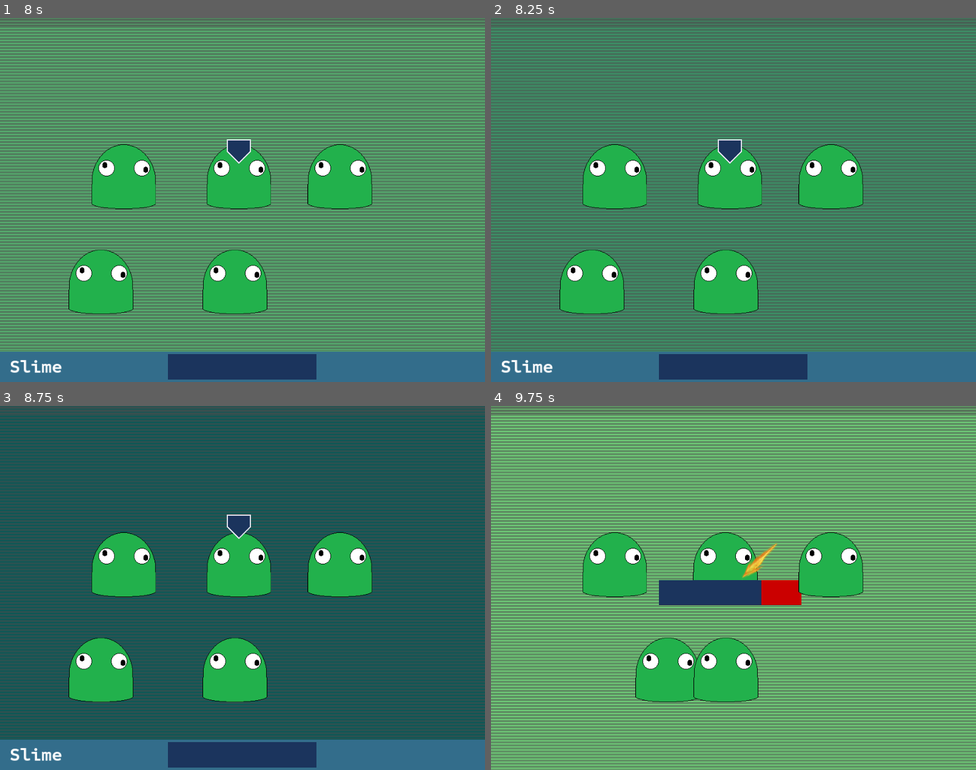
Above: before the commit, frames 1-4 (two rows, left to right).
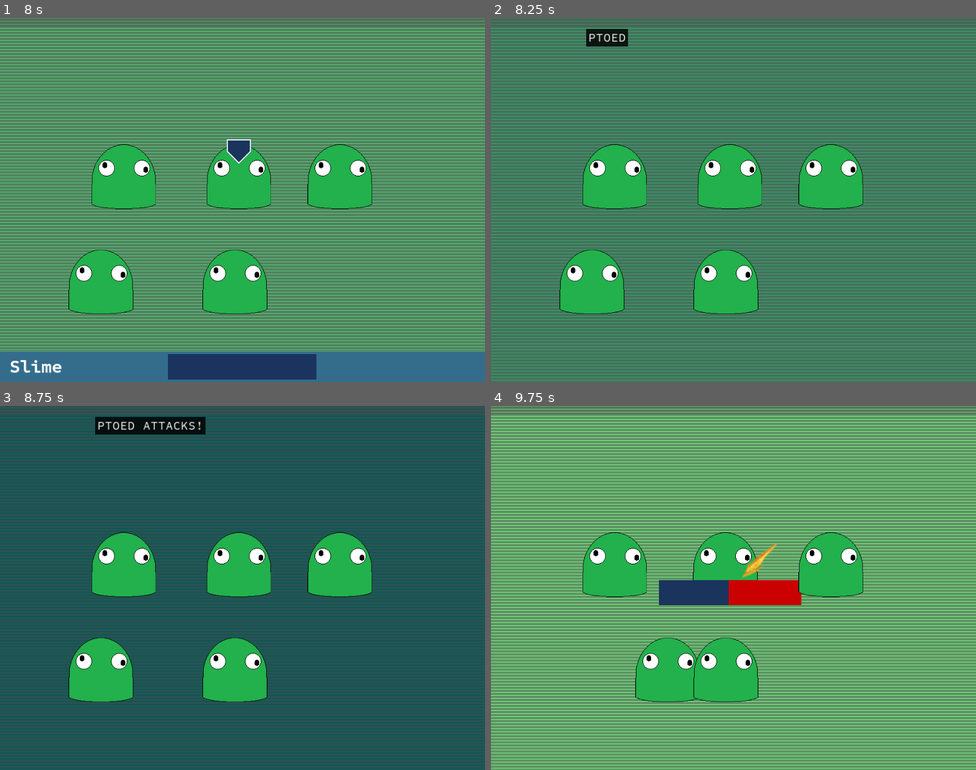
Above: after the commit, the same moments.

Repository: Tougon/CopyrightRPG
Game: Godot game, scene res://src/RPGData/Scenes/BattleScene.tscn
Same seed, same stepped clock (60 frames per second), same inputs: the game is played once before the commit and once after it. Video files are missing from this copy of the repository; at most half a second of black plays in their place.
Inputs (mouse positions are in pixels of both pictures, inside the frame that each line leads up to):
- Up to frame 1 (8 s): tap Enter (ui_accept) at 0.5 s; move the mouse to (349, 181) at 0.52 s; hold Enter (ui_accept) 0.53-1.25 s; click (349, 181) at 0.67 s; drag from (145, 218) to (218, 272) at 1.27 s; move the mouse to (291, 119) at 2.02 s; hold Enter (ui_accept) 2.03-2.75 s; click (291, 119) at 2.17 s; click "Attack" at 2.75 s; drag from (218, 272) to (97, 145) at 3.52 s; move the mouse to (388, 254) at 4.27 s; hold Enter (ui_accept) 4.28-5 s; click (388, 254) at 4.42 s; drag from (97, 145) to (169, 109) at 5.02 s; click "Magic" at 5.75 s; click "Defend" at 6.5 s; click "Attack" at 7.25 s
- Up to frame 2 (8.25 s): move the mouse to (757, 200) at 8.02 s; hold Enter (ui_accept) from 8.03 s (still down); click (757, 200) at 8.17 s
- Up to frame 3 (8.75 s): keep holding Enter (ui_accept)
- Up to frame 4 (9.75 s): release Enter (ui_accept) at 8.75 s; drag from (660, 497) to (636, 606) at 8.77 s; move the mouse to (840, 569) at 9.52 s; hold Enter (ui_accept) from 9.53 s (still down); click (840, 569) at 9.67 s

Frame 1 is identical in both runs. In frame 2, 9.0% of the frame differs, in the area x 0-100%, y 3-100%; in frame 3, 9.7%; in frame 4, 0.5%.

Commit message:
1-25-24
Added defeat for enemies

Diff:
--- /dev/null
+++ b/assets/Animations/Sequences/Global/anim_global_defeat.tres
@@ -0,0 +1,144 @@
+[gd_resource type="Resource" script_class="AnimationSequenceObject" load_steps=23 format=3 uid="uid://hsj4yrvafyg6"]
+
+[ext_resource type="Script" path="res://src/AnimationSequence/Scripts/animation_sequence_object.gd" id="1_g3brk"]
+[ext_resource type="Script" path="res://src/AnimationSequence/Scripts/Actions/tween.gd" id="1_gjbsr"]
+[ext_resource type="Script" path="res://addons/totween/src/tween_frame.gd" id="2_ev8ub"]
+[ext_resource type="Script" path="res://src/AnimationSequence/Scripts/animation_sequence_frame.gd" id="3_gtr20"]
+[ext_resource type="Script" path="res://src/AnimationSequence/Scripts/Actions/visibility_change.gd" id="4_c1mkc"]
+[ext_resource type="Script" path="res://src/AnimationSequence/Scripts/Actions/terminate_animation.gd" id="4_igswh"]
+
+[sub_resource type="Resource" id="Resource_6f4jc"]
+script = ExtResource("2_ev8ub")
+target = "Sprite2D"
+property_name = "shader_parameter/overlay_color"
+material_property = true
+duration = 0.01
+delay = 0.0
+transition = 7
+ease = 0
+relative = false
+"Use From" = false
+"Value Type" = 5
+"Color Value" = Color(0, 0, 0, 0)
+
+[sub_resource type="Resource" id="Resource_rcnry"]
+script = ExtResource("1_gjbsr")
+use_directionality = false
+target = 0
+effect_index = 0
+tween = SubResource("Resource_6f4jc")
+
+[sub_resource type="Resource" id="Resource_f80l7"]
+script = ExtResource("3_gtr20")
+frame = 2
+frame_order = 0
+action = SubResource("Resource_rcnry")
+
+[sub_resource type="Resource" id="Resource_ny536"]
+script = ExtResource("2_ev8ub")
+target = "Sprite2D"
+property_name = "shader_parameter/overlay_color_amount"
+material_property = true
+duration = 1.0
+delay = 0.0
+transition = 7
+ease = 0
+relative = false
+"Use From" = false
+"Value Type" = 1
+"Float Value" = 1.0
+
+[sub_resource type="Resource" id="Resource_fl0o4"]
+script = ExtResource("1_gjbsr")
+use_directionality = false
+target = 0
+effect_index = 0
+tween = SubResource("Resource_ny536")
+
+[sub_resource type="Resource" id="Resource_444i8"]
+script = ExtResource("3_gtr20")
+frame = 2
+frame_order = 1
+action = SubResource("Resource_fl0o4")
+
+[sub_resource type="Resource" id="Resource_he7t6"]
+script = ExtResource("2_ev8ub")
+target = "Sprite2D"
+property_name = "position"
+material_property = false
+duration = 0.5
+delay = 0.0
+transition = 0
+ease = 0
+relative = false
+"Use From" = false
+"Value Type" = 3
+"Vector2 Value" = Vector2(0, -250)
+
+[sub_resource type="Resource" id="Resource_ejk8n"]
+script = ExtResource("1_gjbsr")
+use_directionality = false
+target = 0
+effect_index = 0
+tween = SubResource("Resource_he7t6")
+
+[sub_resource type="Resource" id="Resource_h10t7"]
+script = ExtResource("3_gtr20")
+frame = 70
+frame_order = 0
+action = SubResource("Resource_ejk8n")
+
+[sub_resource type="Resource" id="Resource_bytg2"]
+script = ExtResource("2_ev8ub")
+target = "Sprite2D"
+property_name = "shader_parameter/overlay_alpha_amount"
+material_property = true
+duration = 0.5
+delay = 0.0
+transition = 0
+ease = 0
+relative = false
+"Use From" = false
+"Value Type" = 1
+"Float Value" = 1.0
+
+[sub_resource type="Resource" id="Resource_7mlt6"]
+script = ExtResource("1_gjbsr")
+use_directionality = false
+target = 0
+effect_index = 0
+tween = SubResource("Resource_bytg2")
+
+[sub_resource type="Resource" id="Resource_2fami"]
+script = ExtResource("3_gtr20")
+frame = 70
+frame_order = 1
+action = SubResource("Resource_7mlt6")
+
+[sub_resource type="Resource" id="Resource_gj30i"]
+script = ExtResource("4_c1mkc")
+visible = false
+target = 0
+effect_index = 0
+node_path = "Sprite2D"
+
+[sub_resource type="Resource" id="Resource_50pt3"]
+script = ExtResource("3_gtr20")
+frame = 106
+frame_order = 0
+action = SubResource("Resource_gj30i")
+
+[sub_resource type="Resource" id="Resource_lsu2b"]
+script = ExtResource("4_igswh")
+
+[sub_resource type="Resource" id="Resource_uxavq"]
+script = ExtResource("3_gtr20")
+frame = 106
+frame_order = 5
+action = SubResource("Resource_lsu2b")
+
+[resource]
+script = ExtResource("1_g3brk")
+animation_name = "Defeat"
+hide_ui_on_start = true
+animation_sequence = Array[ExtResource("3_gtr20")]([SubResource("Resource_f80l7"), SubResource("Resource_444i8"), SubResource("Resource_h10t7"), SubResource("Resource_2fami"), SubResource("Resource_50pt3"), SubResource("Resource_uxavq")])
--- a/assets/Entities/slime.tres
+++ b/assets/Entities/slime.tres
@@ -31,4 +31,5 @@
 base_dodge_modifier = 1.0
 entity_sprites = Array[Texture2D]([])
 battle_intro_key = "T_BATTLE_INTRO_GENERIC"
+battle_defeat_key = "T_BATTLE_DEFEAT_GENERIC"
 move_list = SubResource("Resource_lg1m0")
--- a/assets/Entities/test_player.tres
+++ b/assets/Entities/test_player.tres
@@ -19,3 +19,4 @@
 base_dodge_modifier = 1.0
 entity_sprites = Array[Texture2D]([])
 battle_intro_key = "T_BATTLE_INTRO_GENERIC"
+battle_defeat_key = ""
--- a/assets/Entities/test_player_2.tres
+++ b/assets/Entities/test_player_2.tres
@@ -19,3 +19,4 @@
 base_dodge_modifier = 1.0
 entity_sprites = Array[Texture2D]([])
 battle_intro_key = "T_BATTLE_INTRO_GENERIC"
+battle_defeat_key = ""
--- a/assets/Localization/TextDatabase.csv
+++ b/assets/Localization/TextDatabase.csv
@@ -2,6 +2,7 @@
 T_BATTLE_ACTION_CRITICAL_GENERIC,Critical Hit!,,
 T_BATTLE_ACTION_CRITICAL_SINGLE,Critical Hit on {entity}!,,
 T_BATTLE_ACTION_DAMAGE,{article_def}{entity} takes {damage} damage!,,
+T_BATTLE_DEFEAT_GENERIC,{article_def}{entity} is defeated!,,
 T_BATTLE_INTRO_GENERIC_SINGLE,{article_indef}{entity} approaches!,,
 T_BATTLE_INTRO_GENERIC_PLURAL,{entity} approach!,,
 T_BATTLE_INTRO_GENERIC_GROUP,{article_indef}{entity} and friends approach!,,
--- a/assets/Shaders/EntityUniversal.gdshader
+++ b/assets/Shaders/EntityUniversal.gdshader
@@ -2,6 +2,7 @@
 
 uniform vec4 overlay_color: source_color = vec4(1,1,1,1);
 uniform float overlay_color_amount = 0.0;
+uniform float overlay_alpha_amount = 0.0;
 uniform sampler2D overlay_texture: hint_default_white, repeat_enable;
 uniform vec2 overlay_texture_offset;
 uniform vec2 overlay_texture_tiling = vec2(1,1);
@@ -29,6 +30,6 @@
 	// Blend the overlay with the sprite
 	COLOR = mix(col, tex, overlay_texture_amount);
 
-	// Apply the original sprite alpha
-	COLOR.a = fragment_alpha;
+	// Apply the original sprite alpha mixed with overlay alpha
+	COLOR.a = mix(fragment_alpha, overlay_color.a * fragment_alpha, overlay_alpha_amount * overlay_color_amount);;
 }
--- a/assets/Spells/test_attack_spell.tres
+++ b/assets/Spells/test_attack_spell.tres
@@ -5,7 +5,7 @@
 
 [resource]
 script = ExtResource("1_wntlk")
-spell_power = 50.0
+spell_power = 90.0
 spell_attack_type = 0
 vary_defense_type = false
 spell_defense_type = 0
--- /dev/null
+++ b/src/AnimationSequence/Scripts/Actions/visibility_change.gd
@@ -0,0 +1,21 @@
+extends AnimationSequenceAction
+
+class_name ASAVisibilityChange
+
+@export var visible : bool = true;
+@export var target : AnimationSequenceAction.Target;
+@export var effect_index : int;
+@export var node_path : String = "";
+
+func execute(sequence : AnimationSequence):
+	var entity : EntityBase;
+	if target == Target.USER:
+		entity = sequence.user;
+	elif target == Target.TARGET:
+		entity = sequence.target[sequence.target_index];
+	else:
+		entity = sequence.effects[effect_index];
+
+	var node = entity.get_node(NodePath(node_path));
+
+	if node != null : node.visible = visible;
--- a/src/AnimationSequence/Scripts/animation_sequence.gd
+++ b/src/AnimationSequence/Scripts/animation_sequence.gd
@@ -55,7 +55,7 @@
 
 	if spell_cast != null :
 		for spell in spell_cast:
-			if spell.get_number_of_hits() > loop :
+			if spell != null && spell.get_number_of_hits() > loop :
 				loop = spell.get_number_of_hits();
 
 	super._init(in_tree);
@@ -139,6 +139,7 @@
 		user_sprite.modulate = user_color;
 		user_sprite.position = user_sprite_position;
 	user.mat.set_shader_parameter("overlay_color_amount", user_amount);
+	user.mat.set_shader_parameter("alpha_amount", 0);
 
 	for i in target.size():
 		target[i].position = target_position[i];
@@ -148,6 +149,7 @@
 			target_sprite[i].modulate = target_color[i];
 			target_sprite[i].position = target_sprite_position[i];
 		target[i].mat.set_shader_parameter("overlay_color_amount", target_amount[i]);
+		target[i].mat.set_shader_parameter("alpha_amount", 0);
 
 	super.sequence_end();
 
--- a/src/BattleDialogue/Scripts/dialogue_sequence.gd
+++ b/src/BattleDialogue/Scripts/dialogue_sequence.gd
@@ -48,7 +48,6 @@
 
 
 func unhandled_input(event : InputEvent):
-	# TODO: FFW or skip from press advance?
 	if PRESS_ADVANCE :
 		if (event.is_action_pressed("ui_accept")):
 			if loop :
--- a/src/EventManager/EventManager.gd
+++ b/src/EventManager/EventManager.gd
@@ -25,6 +25,8 @@
 
 signal hide_entity_ui();
 
+signal on_enemy_defeated(entity : EntityController);
+
 
 # Leaving this intact but given the dictionary might as well not exist, I'm not sure we need.
 func _ready():
--- a/src/RPGData/Scenes/BattleScene.gd
+++ b/src/RPGData/Scenes/BattleScene.gd
@@ -8,6 +8,7 @@
 var players : Array[EntityController];
 var enemies : Array[EntityController];
 
+var turn_number : int;
 var current_player_index : int;
 
 
@@ -16,6 +17,7 @@
 	EventManager.register_enemy.connect(_on_enemy_register);
 	EventManager.on_attack_select.connect(_on_attack_select);
 	EventManager.player_menu_cancel.connect(_on_player_menu_cancel);
+	EventManager.on_enemy_defeated.connect(_on_enemy_defeated);
 	_begin_battle();
 
 
@@ -41,20 +43,29 @@
 	# TODO: Wait until all turn begin effects have resolved
 	#await EventManager.on_sequence_queue_empty;
 	current_player_index = 0;
+	turn_number += 1;
+
+	var allies : Array[EntityController];
+	var targets : Array[EntityController];
+
+	for entity in entities:
+		entity.allies.clear();
+		entity.enemies.clear();
+		entity.turn_number += 1;
+		entity.is_ready = false;
+		entity.reset_action();
+
+		if !entity.is_defeated :
+			if players.has(entity) : allies.append(entity);
+			if enemies.has(entity) : targets.append(entity);
 
 	for player in players:
-		player.allies.clear();
-		player.allies.append_array(players);
-		player.enemies.clear();
-		player.enemies.append_array(enemies);
-		player.turn_number += 1;
+		player.allies.append_array(allies);
+		player.enemies.append_array(targets);
 
 	for enemy in enemies:
-		enemy.allies.clear();
-		enemy.allies.append_array(enemies);
-		enemy.enemies.clear();
-		enemy.enemies.append_array(players);
-		enemy.turn_number += 1;
+		enemy.allies.append_array(targets);
+		enemy.enemies.append_array(allies);
 
 	# Sort players/turn order by speed. Might cut this.
 	# It was really annoying in OMORI to have the order be fixed,
@@ -154,6 +165,7 @@
 					post_anim_dialogue.append(damage_msg);
 
 		var cast_msg = _format_dialogue(tr(entity.current_action.spell_cast_message_key), entity.param.entity_name, entity.current_entity);
+
 		# TODO: do additional formatting for target name perhaps?
 		pre_anim_dialogue.append(cast_msg);
 
@@ -163,6 +175,9 @@
 		var animation_seq = AnimationSequence.new(get_tree(), entity.current_action.animation_sequence, entity, entity.current_target, spell_cast);
 		EventManager.on_sequence_queue.emit(animation_seq);
 
+		# TODO: Evaluate if we want the death animation before or after dialogue.
+		#await EventManager.on_sequence_queue_empty;
+
 		for dialogue in post_anim_dialogue:
 			EventManager.on_dialogue_queue.emit(dialogue);
 
@@ -170,7 +185,17 @@
 
 		EventManager.hide_entity_ui.emit();
 
-	_begin_turn();
+	_end_phase();
+
+
+func _end_phase():
+	# TODO: Turn end behaviors for effects
+
+	# TODO: Proper lose state
+	if (_all_players_defeated()) : return;
+	else :
+		# TODO: Check win state
+		_begin_turn();
 
 
 # Event responses
@@ -197,6 +222,15 @@
 		players[current_player_index].is_ready = false;
 		EventManager.set_active_player.emit(players[current_player_index]);
 		UIManager.open_menu_name("player_battle_main");
+
+
+func _on_enemy_defeated(entity : EntityController):
+	var defeat_key = "T_BATTLE_INTRO_GENERIC";
+	if entity.current_entity.battle_intro_key != null :
+		defeat_key = entity.current_entity.battle_defeat_key;
+
+	var defeat_msg = _format_dialogue(tr(defeat_key), entity.param.entity_name, entity.current_entity);
+	EventManager.on_dialogue_queue.emit(defeat_msg);
 
 
 # Helper function for dialogue formatting
@@ -243,6 +277,13 @@
 
 
 # Misc Functions
+func _all_players_defeated() -> bool:
+	for player in players:
+		if !player.is_defeated : return false;
+
+	return true;
+
+
 func _compare_speed(a : EntityController, b : EntityController):
 	return EntityController.compare_speed(a, b);
 
@@ -252,4 +293,5 @@
 		EventManager.register_player.disconnect(_on_player_register);
 		EventManager.register_enemy.disconnect(_on_enemy_register);
 		EventManager.on_attack_select.disconnect(_on_attack_select);
-		EventManager.player_menu_cancel.connect(_on_player_menu_cancel);
+		EventManager.player_menu_cancel.disconnect(_on_player_menu_cancel);
+		EventManager.on_enemy_defeated.disconnect(_on_enemy_defeated);
--- a/src/RPGData/Scenes/BattleScene.tscn
+++ b/src/RPGData/Scenes/BattleScene.tscn
@@ -80,13 +80,9 @@
 
 [node name="TempEnemy2" parent="Entities" instance=ExtResource("5_c337l")]
 position = Vector2(673, 314)
-use_override_direction = null
-override_direction = null
 
 [node name="TempEnemy3" parent="Entities" instance=ExtResource("5_c337l")]
 position = Vector2(245, 314)
-use_override_direction = null
-override_direction = null
 
 [node name="UI" type="Node" parent="."]
 
--- a/src/RPGData/Scenes/Entity/EnemyController.gd
+++ b/src/RPGData/Scenes/Entity/EnemyController.gd
@@ -7,3 +7,10 @@
 	super.entity_init()
 	await get_tree().process_frame;
 	EventManager.register_enemy.emit(self);
+
+
+func _on_defeat_complete():
+	super._on_defeat_complete();
+
+	EventManager.on_enemy_defeated.emit(self);
+	#sprite.visible = false;
--- a/src/RPGData/Scenes/Entity/EntityController.gd
+++ b/src/RPGData/Scenes/Entity/EntityController.gd
@@ -2,9 +2,11 @@
 class_name EntityController
 
 @export var current_entity : Entity;
-# Tricks the animation sequence into thinking the entity is scaled differently
+## Tricks the animation sequence into thinking the entity is scaled differently
 @export var use_override_direction : bool = false;
 @export var override_direction : Vector2 = Vector2(1, 1);
+@export var default_defeat_anim : AnimationSequenceObject;
+
 @onready var entity_ui : EntityControllerUI = $"Entity Info Battle";
 
 var move_list : Array[Spell];
@@ -206,7 +208,7 @@
 func apply_damage(val : int, crit : bool, vibrate : bool, hit : bool = true):
 	if is_defeated : return;
 
-	print("Damaging for " + str(val));
+	#print("Damaging for " + str(val));
 
 	if val == 0 :
 		if vibrate :
@@ -235,7 +237,29 @@
 
 
 func on_defeat():
-	print("TODO: Die");
+	#TODO: Probably want this to run in parallel for enemies, but not bosses.
+	var defeat_anim = default_defeat_anim;
+	if current_entity.defeat_anim != null : defeat_anim = current_entity.defeat_anim;
+
+	var animation_seq = AnimationSequence.new(get_tree(), defeat_anim, self, [self], [null]);
+	animation_seq.sequence_ended.connect(_on_defeat_complete);
+	EventManager.on_sequence_queue.emit(animation_seq);
+
+	atk_stage = 0;
+	def_stage = 0;
+	sp_atk_stage = 0;
+	sp_def_stage = 0;
+	spd_stage = 0;
+	accuracy_stage = 0;
+	evasion_stage = 0;
+
+	# TODO: Remove all volitile effects. This should also clear attack mods.
+
+	# TODO: Remove all seals held by this entity
+
+
+func _on_defeat_complete():
+	pass;
 
 
 # Setter functions intended to be used to ensure gammeplay callbacks execute
@@ -347,6 +371,11 @@
 
 
 # Misc functions
+func reset_action():
+	current_action = null;
+	action_result = [null];
+
+
 static func compare_speed (a : EntityController, b : EntityController) -> int:
 	var priority_a = -10;
 	var priority_b = -10;
@@ -365,7 +394,8 @@
 	var a_speed = round(a.param.entity_spd * a.get_speed_modifier());
 	var b_speed = round(b.param.entity_spd * b.get_speed_modifier());
 
-	# TODO: Speed effect modifiers
+	for mod in a.get_speed_modifiers(): a_speed *= mod;
+	for mod in b.get_speed_modifiers(): b_speed *= mod;
 
 	if a_speed > b_speed:
 		return -1;
--- a/src/RPGData/Scenes/Entity/EntityController.tscn
+++ b/src/RPGData/Scenes/Entity/EntityController.tscn
@@ -1,9 +1,10 @@
-[gd_scene load_steps=6 format=3 uid="uid://b1yeonj32wfeb"]
+[gd_scene load_steps=7 format=3 uid="uid://b1yeonj32wfeb"]
 
 [ext_resource type="PackedScene" uid="uid://cog3vibpn621y" path="res://src/RPGData/Scenes/Entity/EntitySprite.tscn" id="1_u887t"]
 [ext_resource type="Script" path="res://src/RPGData/Scenes/Entity/EntityController.gd" id="2_cc50b"]
 [ext_resource type="Resource" uid="uid://djwxcq2chyp3s" path="res://assets/Entities/slime.tres" id="3_d0a8t"]
 [ext_resource type="Script" path="res://src/ClickableSprite/ClickableSprite2D.gd" id="4_l5njq"]
+[ext_resource type="Resource" uid="uid://hsj4yrvafyg6" path="res://assets/Animations/Sequences/Global/anim_global_defeat.tres" id="4_wvte6"]
 [ext_resource type="PackedScene" uid="uid://cddpjekmhp1aq" path="res://src/RPGData/Scenes/UI/entity_info_battle.tscn" id="5_12ej3"]
 
 [node name="EntityBase" instance=ExtResource("1_u887t")]
@@ -11,6 +12,7 @@
 current_entity = ExtResource("3_d0a8t")
 use_override_direction = false
 override_direction = Vector2(1, 1)
+default_defeat_anim = ExtResource("4_wvte6")
 
 [node name="Sprite2D" parent="." index="0"]
 script = ExtResource("4_l5njq")
--- a/src/RPGData/Scenes/Entity/EntitySprite.tscn
+++ b/src/RPGData/Scenes/Entity/EntitySprite.tscn
@@ -11,6 +11,7 @@
 shader = ExtResource("2_w1awl")
 shader_parameter/overlay_color = Color(1, 1, 1, 1)
 shader_parameter/overlay_color_amount = 0.0
+shader_parameter/overlay_alpha_amount = 0.0
 shader_parameter/overlay_texture_offset = Vector2(0, 0)
 shader_parameter/overlay_texture_tiling = Vector2(1, 1)
 shader_parameter/overlay_texture_amount = 0.0
--- a/src/RPGData/Scenes/UI/player_battle_target_entry_ui.gd
+++ b/src/RPGData/Scenes/UI/player_battle_target_entry_ui.gd
@@ -41,5 +41,9 @@
 
 
 func _on_pressed():
+	select_target();
+
+
+func select_target():
 	player.current_target = targets;
 	player.is_ready = true;
--- a/src/RPGData/Scenes/UI/player_battle_target_ui.gd
+++ b/src/RPGData/Scenes/UI/player_battle_target_ui.gd
@@ -84,7 +84,7 @@
 	var info = target_to_info.get(entity);
 	if info:
 		if info.selected:
-			print("TODO: Select and advance")
+			info.select_target();
 		else:
 			info.grab_focus();
 
--- a/src/RPGData/Scripts/entity.gd
+++ b/src/RPGData/Scripts/entity.gd
@@ -81,6 +81,8 @@
 @export_group("Visuals")
 @export var entity_sprites: Array[Texture2D];
 @export var battle_intro_key: String;
+@export var battle_defeat_key: String;
+@export var defeat_anim : AnimationSequenceObject;
 
 #TODO: More real tools
 @export_group("Moveset and Behavior")
Binary file changed: assets/Localization/TextDatabase.en.translation
Binary file changed: assets/Localization/TextDatabase.es.translation
Binary file changed: assets/Localization/TextDatabase.ja.translation
